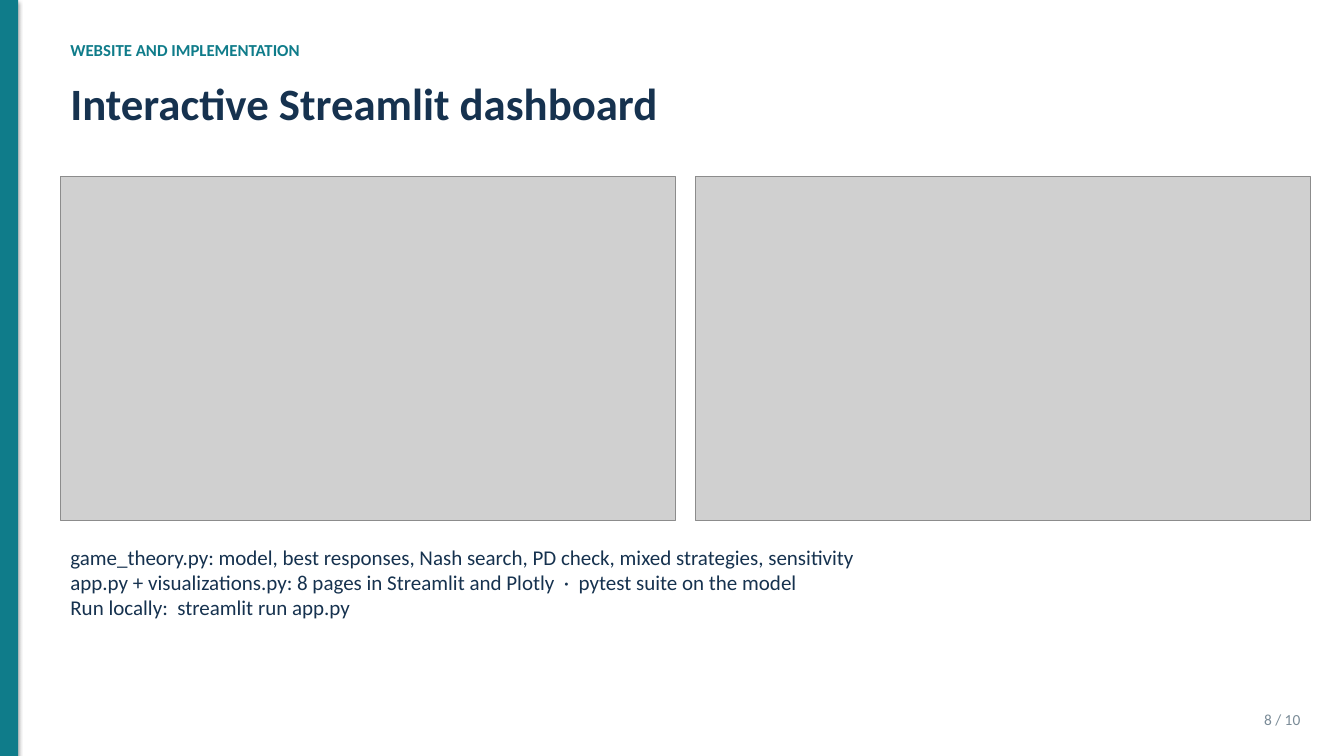
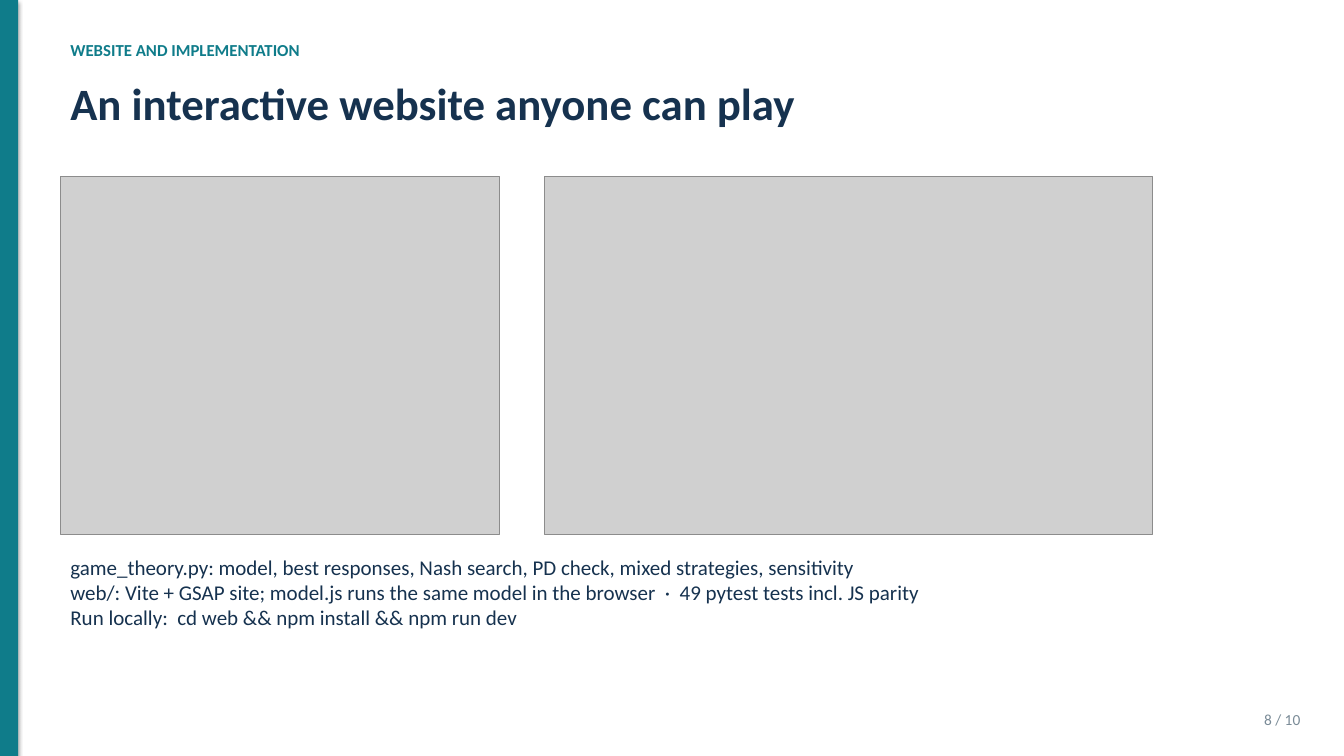
Before and after one commit to adityarjain/ev-charging-game-theory, a slide deck: slide 8 of presentation.pptx. Drawn at 1344x756 pixels with LibreOffice and Linux fonts; fonts in the diff are those of the drawing; grey boxes stand for pictures. Boxes give left, top, right and bottom in pixels: in the first picture for what was removed or moved away, otherwise in the second. Text is boxed around its words. In the diff, an @@ line names an element or a change of style, - is before the commit and + after.

Commit message:
Update report and slides for the website
Replace Streamlit screenshots with captures of the new website, rewrite
the architecture, UI and testing sections of the report, update slide 8
and the demo script, and rebuild report.docx, report.pdf and
presentation.pptx.

```diff
--- a/presentation.pptx
+++ b/presentation.pptx
@@ text at box(70, 88, 795, 127): text changed @@
-Interactive Streamlit dashboard
+An interactive website anyone can play
@@ picture: place and size @@
-picture at box(60, 176, 676, 520)
+picture at box(60, 176, 500, 534)
@@ picture: place and size @@
-picture at box(696, 176, 1311, 520)
+picture at box(544, 176, 1153, 534)
@@ text "game_theory.py: model, best responses, Nash ...": place and size @@
-text "game_theory.py: model, best responses, Nash ..." at box(70, 550, 853, 619)
+text "game_theory.py: model, best responses, Nash ..." at box(70, 560, 919, 629)
@@ text at box(70, 585, 919, 629): text changed @@
-app.py + visualizations.py: 8 pages in Streamlit and Plotly · pytest suite on the model
-Run locally: streamlit run app.py
+web/: Vite + GSAP site; model.js runs the same model in the browser · 49 pytest tests incl. JS parity
+Run locally: cd web && npm install && npm run dev
```
Also in this commit, not shown: 1 other slide changed, 19 other files.
